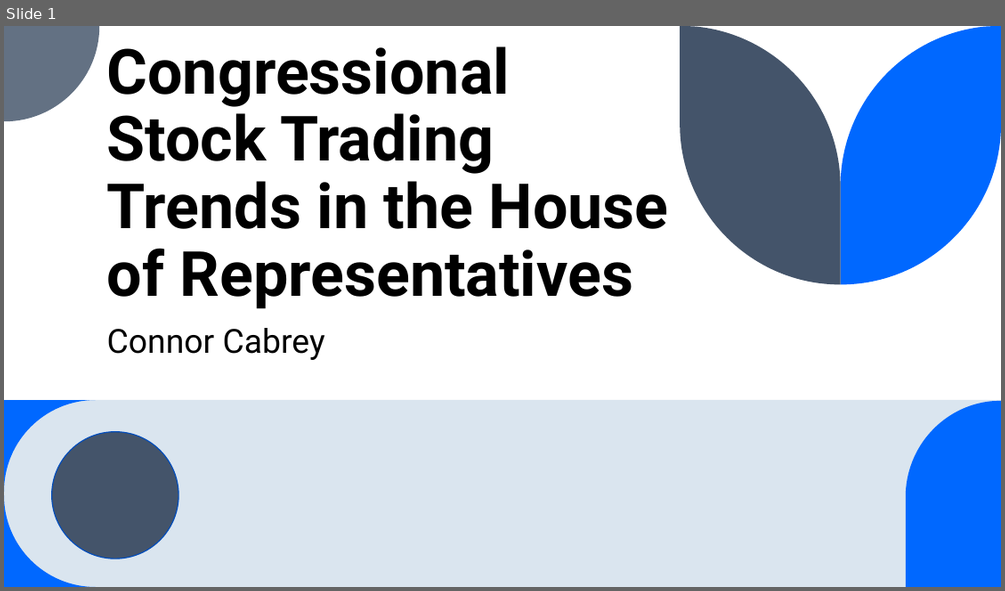
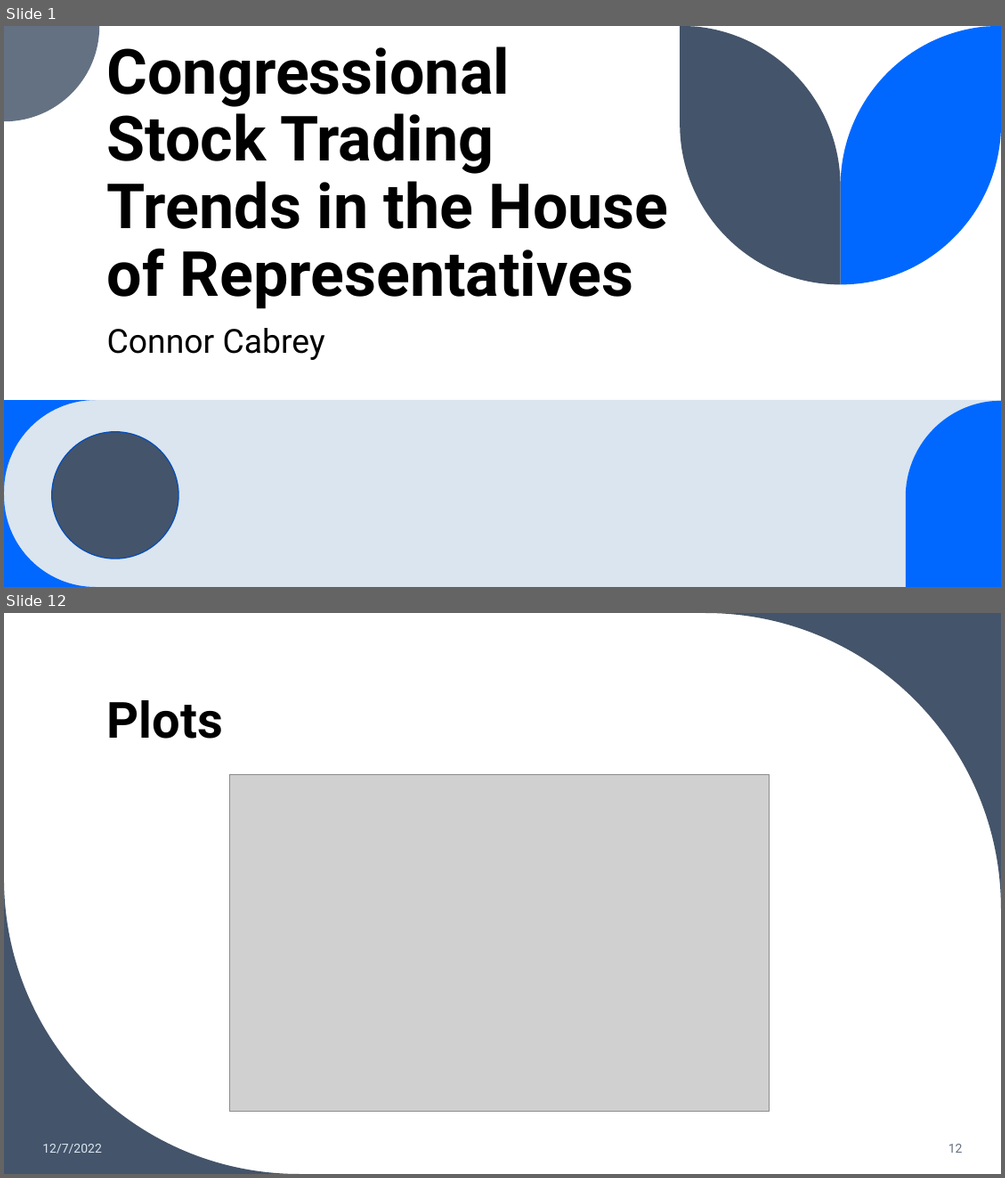
Before and after one commit to ccabes15/Congression_Trading, a slide deck: Presentation/Stock_Trading_Cabrey.pptx. Shown one above the other, each under a label of ours: slide 1 before the commit, slides 1 and 12 after it; the slides between them are not shown. The pictures are 1005x591 and 1005x1178 pixels, drawn with LibreOffice and Linux fonts; fonts in the diff are those of the drawing; grey boxes stand for pictures. Boxes give left, top, right and bottom in pixels: in the first picture for what was removed or moved away, otherwise in the second. Text is boxed around its words. In the diff, an @@ line names an element or a change of style, - is before the commit and + after.

```diff
--- a/Presentation/Stock_Trading_Cabrey.pptx
+++ b/Presentation/Stock_Trading_Cabrey.pptx
@@ slide 12 added at [4, 613, 1001, 1174], background #FFFFFF @@
@@ freeform shape added at [705, 613, 1001, 908], fill #44546A @@
@@ title added at [107, 700, 223, 738], 48 pt, text #000000, bold @@
+Plots
@@ picture added at [230, 774, 769, 1111] @@
@@ freeform shape added at [4, 878, 299, 1174], fill #44546A @@
@@ text added at [42, 1143, 102, 1153], 12 pt, text #DAE5EF @@
+12/7/2022
@@ page number added at [948, 1143, 963, 1152], 12 pt, text #637183 @@
+12
```
Also in this commit, not shown: 5 slides changed, 11 other slides added, 6 other files.
